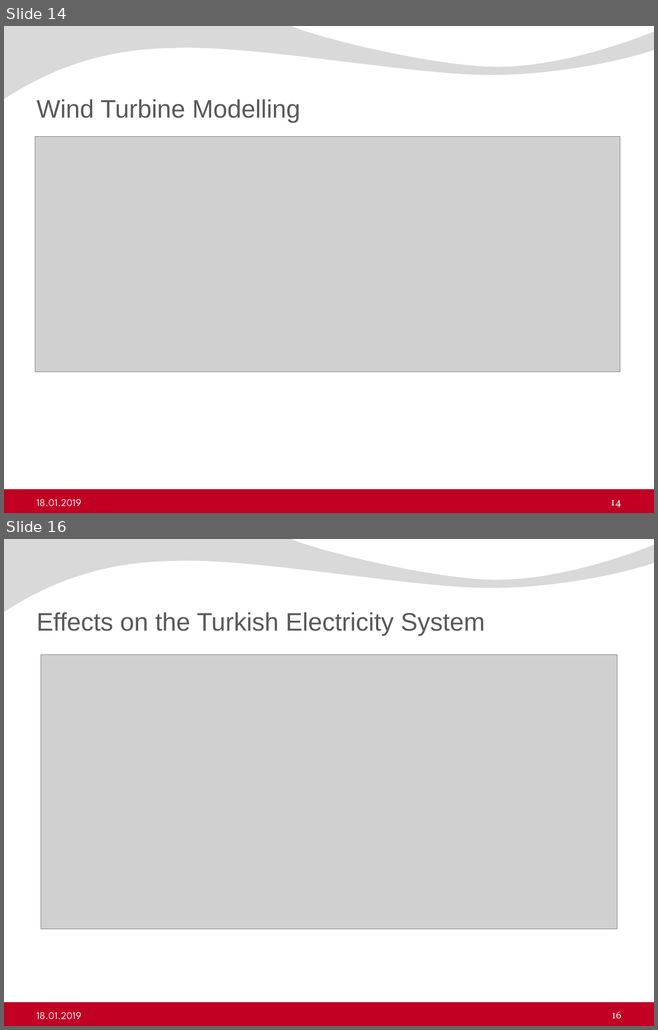
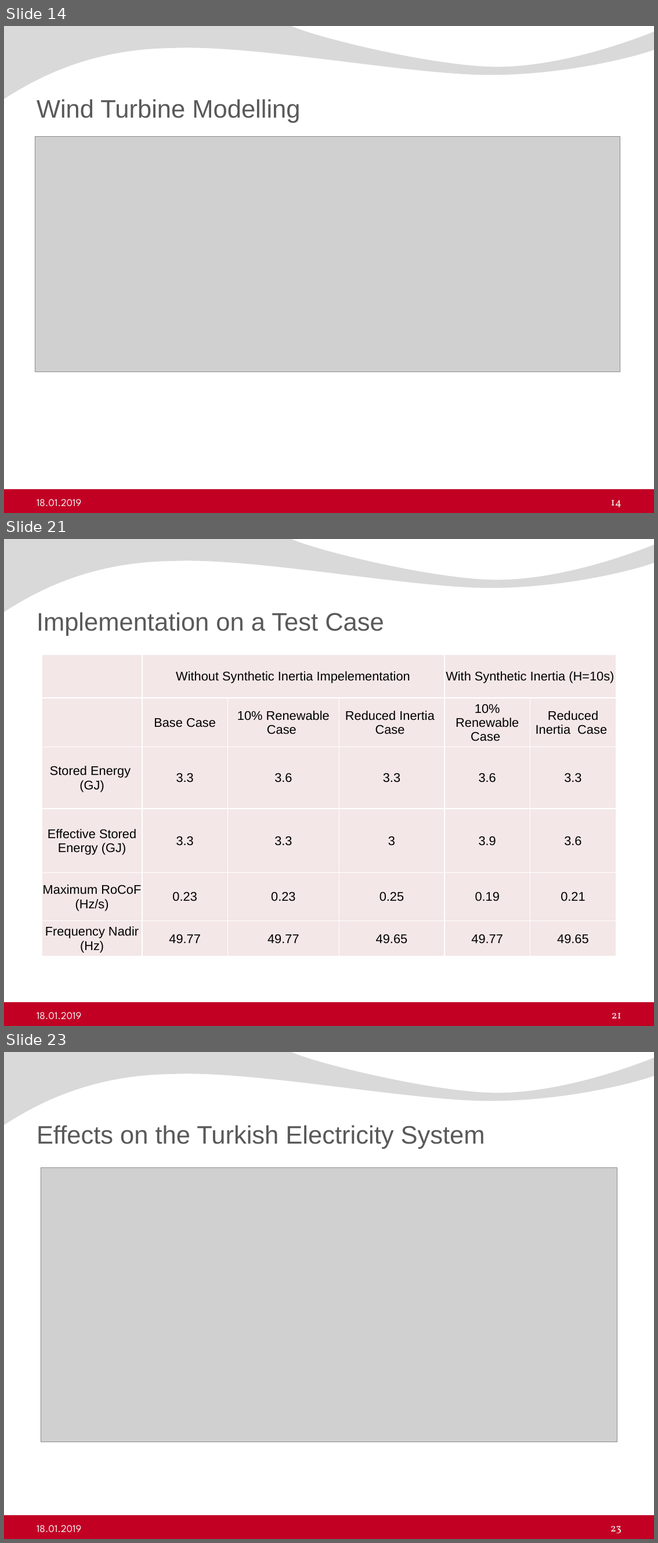
Before and after one commit to ErencanDuymaz/Research, a slide deck: Thesis/Thesis Defence/Erencan_Duymaz_thesis_defence.pptx. Shown one above the other, each under a label of ours: slides 14 and 16 before the commit, slides 14, 21 and 23 after it; the slides between them are not shown. The pictures are 658x1030 and 658x1543 pixels, drawn with LibreOffice and Linux fonts; fonts in the diff are those of the drawing; grey boxes stand for pictures; background and template pictures are left out. Boxes give left, top, right and bottom in pixels: in the first picture for what was removed or moved away, otherwise in the second. Text is boxed around its words. In the diff, an @@ line names an element or a change of style, - is before the commit and + after.

```diff
--- a/Thesis/Thesis Defence/Erencan_Duymaz_thesis_defence.pptx
+++ b/Thesis/Thesis Defence/Erencan_Duymaz_thesis_defence.pptx
@@ slide 21 added at <box>4,539,654,1026</box>, background #FFFFFF; not listed: 2 template elements that a slide beside it also shows @@
@@ title added at <box>36,612,384,636</box>, 28 pt, text #595959 @@
+Implementation on a Test Case
@@ table added at <box>42,654,615,957</box>, 6 rows, 6 columns @@
+ | Without Synthetic Inertia Impelementation |  |  | With Synthetic Inertia (H=10s) | 
+ | Base Case | 10% Renewable Case | Reduced Inertia Case | 10% Renewable Case | Reduced Inertia Case
+Stored Energy (GJ) | 3.3 | 3.6 | 3.3 | 3.6 | 3.3
+Effective Stored Energy (GJ) | 3.3 | 3.3 | 3 | 3.9 | 3.6
+Maximum RoCoF (Hz/s) | 0.23 | 0.23 | 0.25 | 0.19 | 0.21
+Frequency Nadir (Hz) | 49.77 | 49.77 | 49.65 | 49.77 | 49.65
@@ text added at <box>36,1012,81,1019</box>, 11.5 pt, text #F2F2F2 @@
+18.01.2019
@@ page number added at <box>611,1013,621,1019</box>, 12 pt, text #F2F2F2 @@
+21
@@ what was slide 16 is now slide 23 @@
@@ page number at <box>610,1526,621,1533</box>: text changed @@
-16
+23
```
Also in this commit, not shown: 1 slide changed, 6 other slides added, 9 other files.
